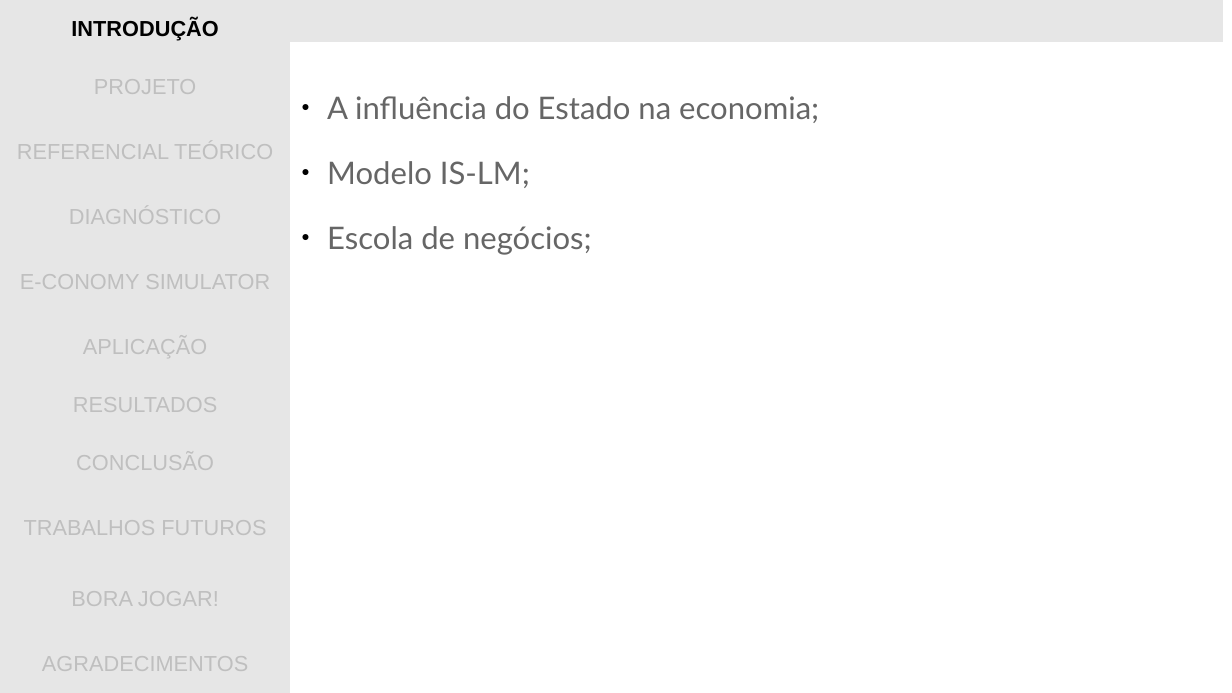
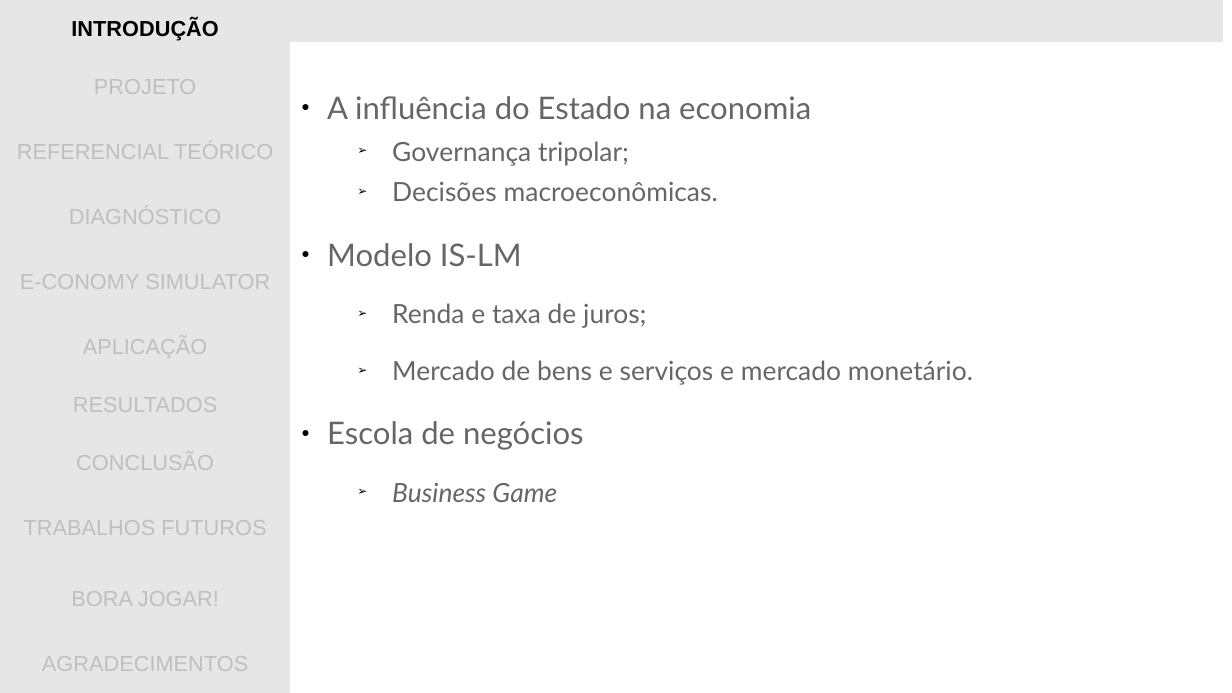
Before and after one commit to gwathsule/e-conomy-simulator, a slide deck: slide 2 of documentacao/apresentacao_tcc.ppt. Drawn at 1232x693 pixels with LibreOffice and Linux fonts; fonts in the diff are those of the drawing; background and template pictures are left out. Boxes give left, top, right and bottom in pixels: in the first picture for what was removed or moved away, otherwise in the second. Text is boxed around its words. In the diff, an @@ line names an element or a change of style, - is before the commit and + after.

```diff
--- a/documentacao/apresentacao_tcc.ppt
+++ b/documentacao/apresentacao_tcc.ppt
@@ text at (x1=327, y1=96, x2=973, y2=502): text changed; size 20 to 17 pt @@
-● A influência do Estado na economia;
-● Modelo IS-LM;
-● Escola de negócios;
+● A influência do Estado na economia
+  ➢ Governança tripolar;
+  ➢ Decisões macroeconômicas.
+● Modelo IS-LM
+  ➢ Renda e taxa de juros;
+  ➢ Mercado de bens e serviços e mercado monetário.
+● Escola de negócios
+  ➢ Business Game
```
Also in this commit, not shown: 1 slide added.
